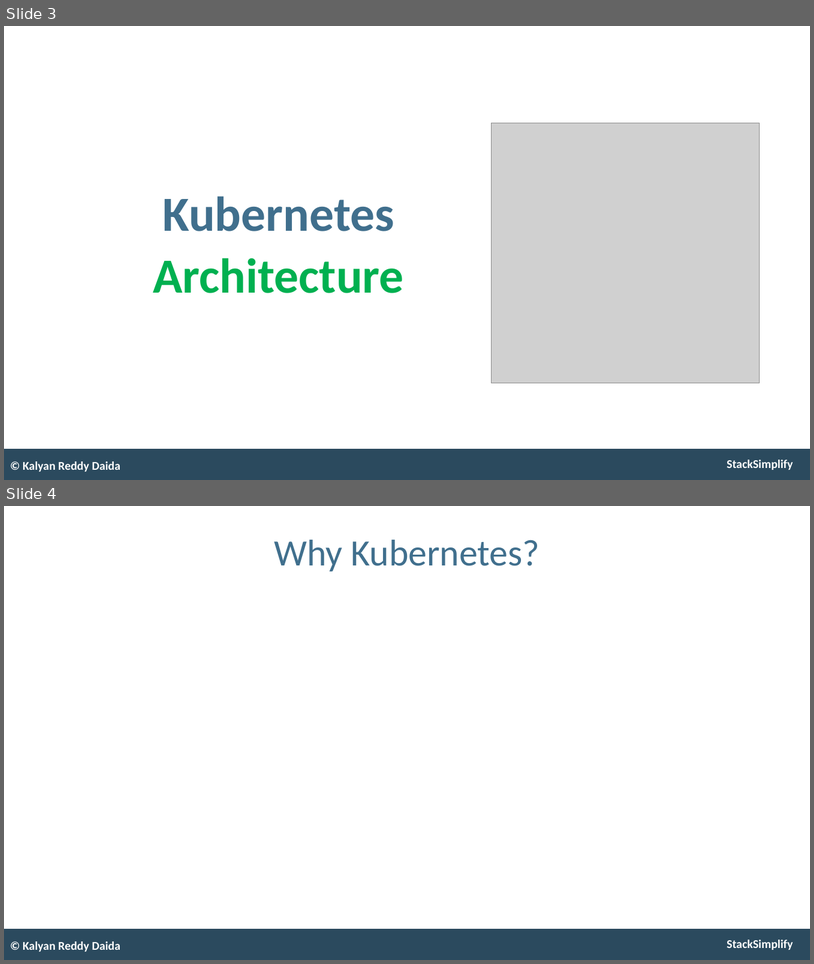
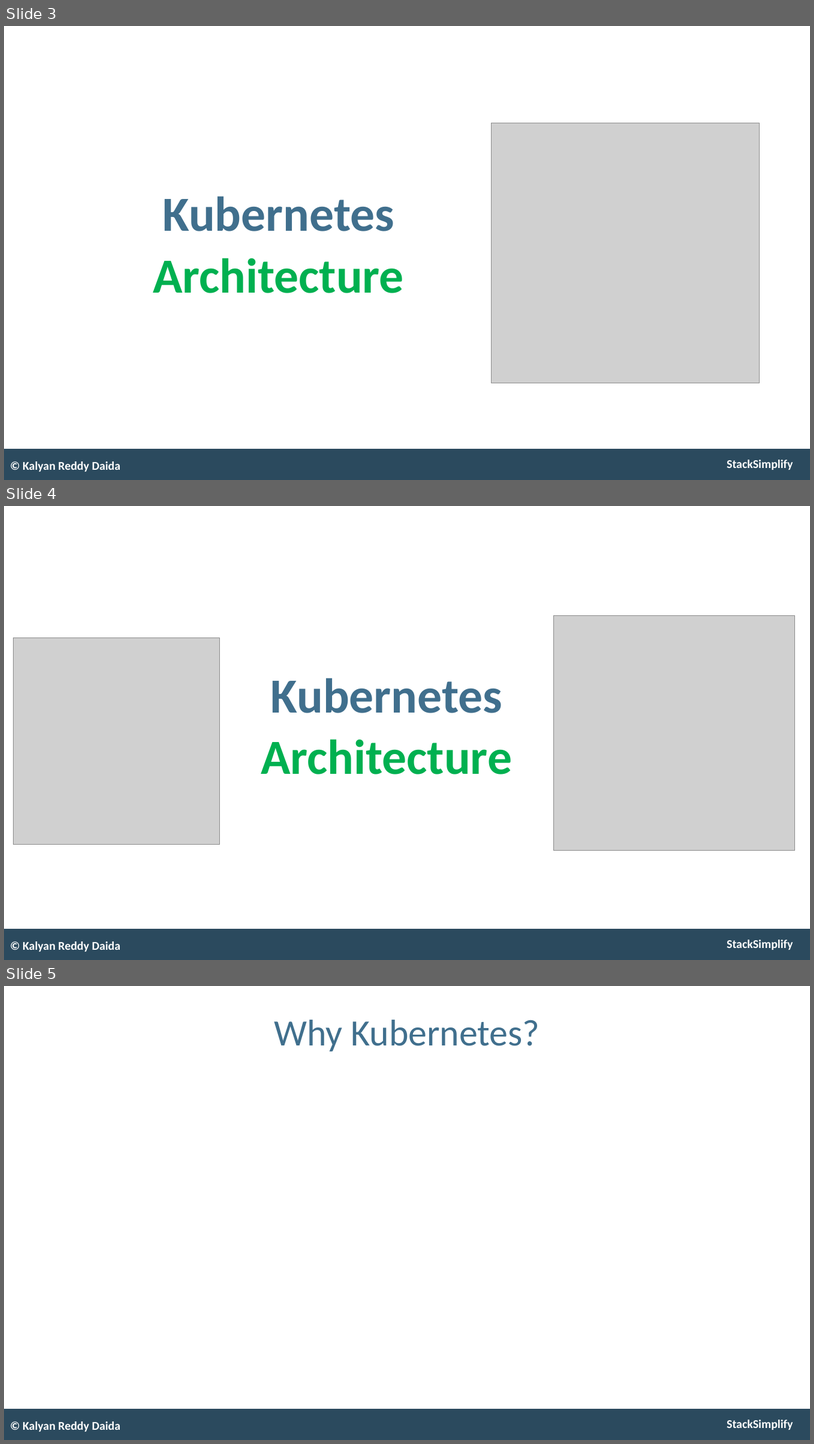
Before and after one commit to stacksimplify/aws-eks-kubernetes-masterclass, a slide deck: presentation/AWS-Fargate-and-EKS-Masterclass.pptx. Shown one above the other, each under a label of ours: slides 3 and 4 before the commit, slides 3, 4 and 5 after it. The pictures are 814x964 and 814x1444 pixels, drawn with LibreOffice and Linux fonts; fonts in the diff are those of the drawing; grey boxes stand for pictures. Boxes give left, top, right and bottom in pixels: in the first picture for what was removed or moved away, otherwise in the second. Text is boxed around its words. In the diff, an @@ line names an element or a change of style, - is before the commit and + after.

```diff
--- a/presentation/AWS-Fargate-and-EKS-Masterclass.pptx
+++ b/presentation/AWS-Fargate-and-EKS-Masterclass.pptx
@@ slide 4 added at (4,506,810,960), background #FFFFFF; not listed: 2 template elements that a slide beside it also shows @@
@@ picture added at (554,615,795,850) @@
@@ picture added at (14,638,220,844) @@
@@ text added at (261,678,512,774), 70 pt, text #00B050, bold @@
+Kubernetes
+Architecture
@@ text added at (23,941,121,951), 17 pt, text #FFFFFF, bold @@
+© Kalyan Reddy Daida
@@ what was slide 4 is now slide 5 @@
```
Also in this commit, not shown: 1 slide changed, 26 other slides added.
